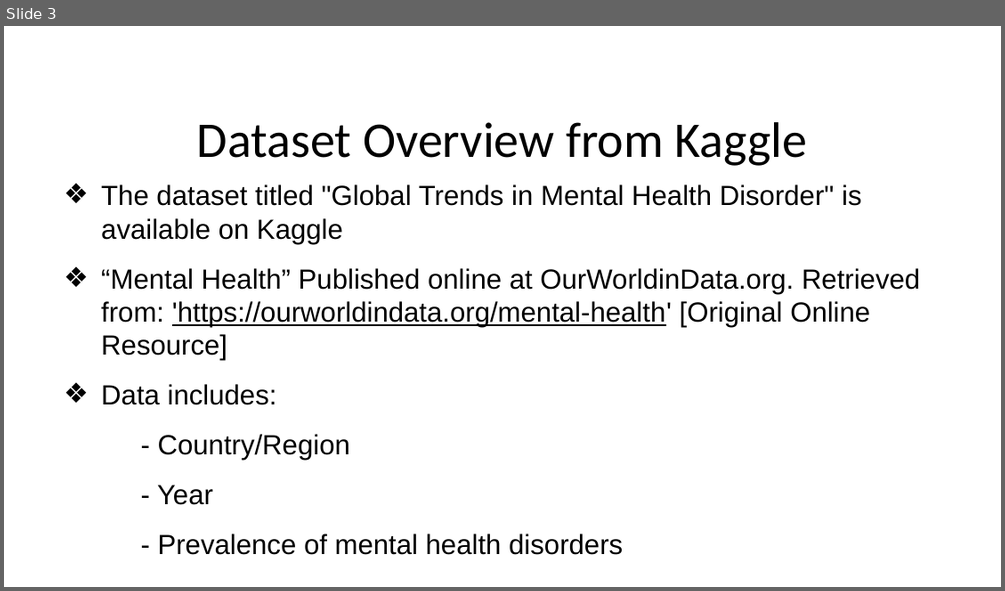
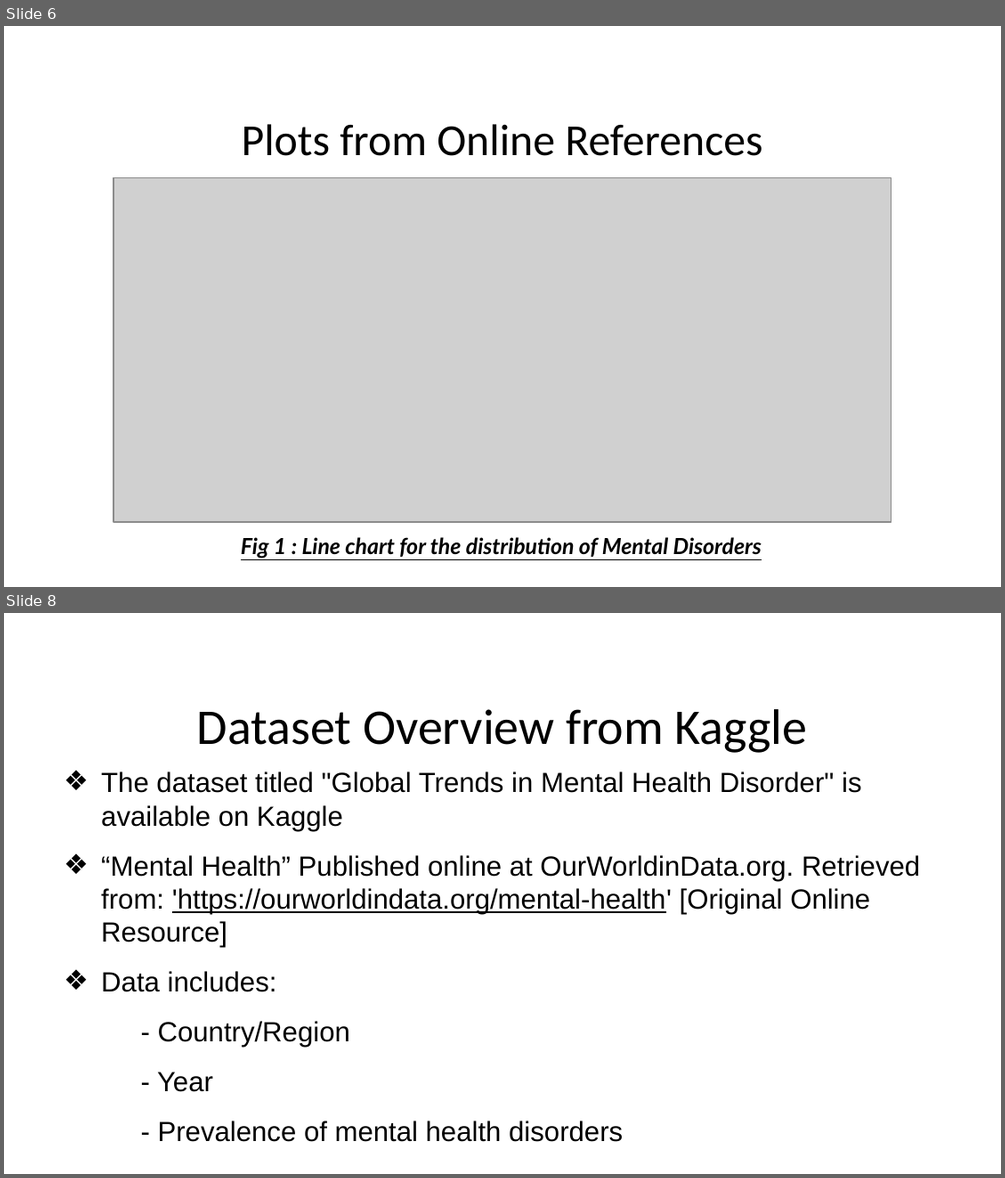
Before and after one commit to Sridhar-MSinDS/Health-Information-Technology-750, a slide deck: FinalPresentation_Team3_HIT750.pptx. Shown one above the other, each under a label of ours: slide 3 before the commit, slides 6 and 8 after it; the slides between them are not shown. The pictures are 1005x591 and 1005x1178 pixels, drawn with LibreOffice and Linux fonts; fonts in the diff are those of the drawing; grey boxes stand for pictures; background and template pictures are left out. Boxes give left, top, right and bottom in pixels: in the first picture for what was removed or moved away, otherwise in the second. Text is boxed around its words. In the diff, an @@ line names an element or a change of style, - is before the commit and + after.

```diff
--- a/FinalPresentation_Team3_HIT750.pptx
+++ b/FinalPresentation_Team3_HIT750.pptx
@@ slide 6 added at bbox=[4, 26, 1001, 587], background #FFFFFF @@
@@ title added at bbox=[242, 124, 762, 156], 32 pt, text #000000 @@
+Plots from Online References
@@ picture added at bbox=[113, 177, 891, 522] @@
@@ text added at bbox=[241, 537, 761, 558], 16 pt, text #000000, bold, italic, underline @@
+Fig 1 : Line chart for the distribution of Mental Disorders
@@ what was slide 3 is now slide 8 @@
```
Also in this commit, not shown: 3 slides changed, 17 other slides added, 5 slides removed.
